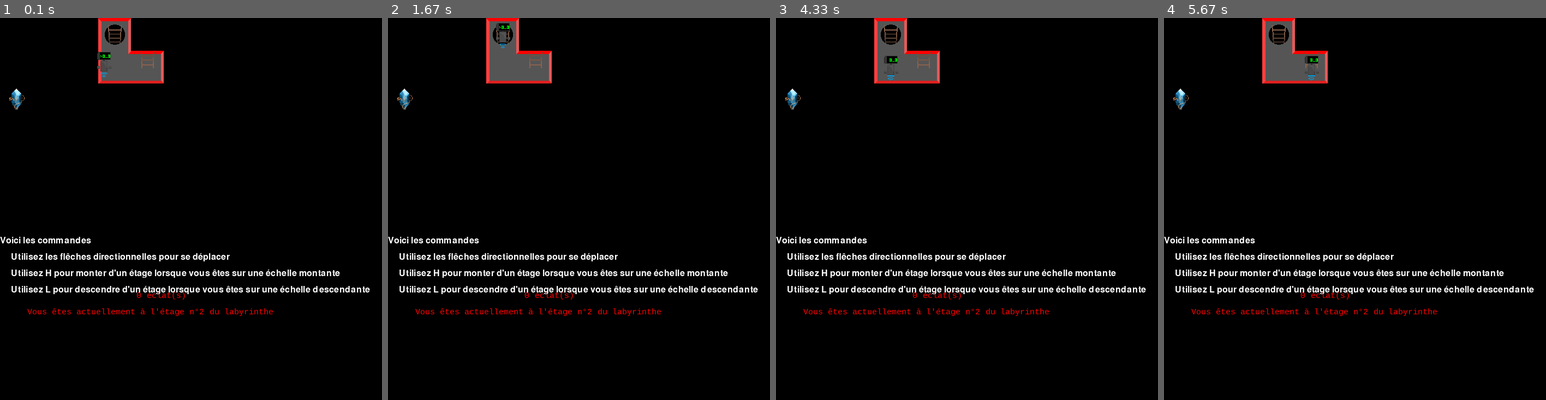
Above: before the commit, frames 1-4 (left to right).
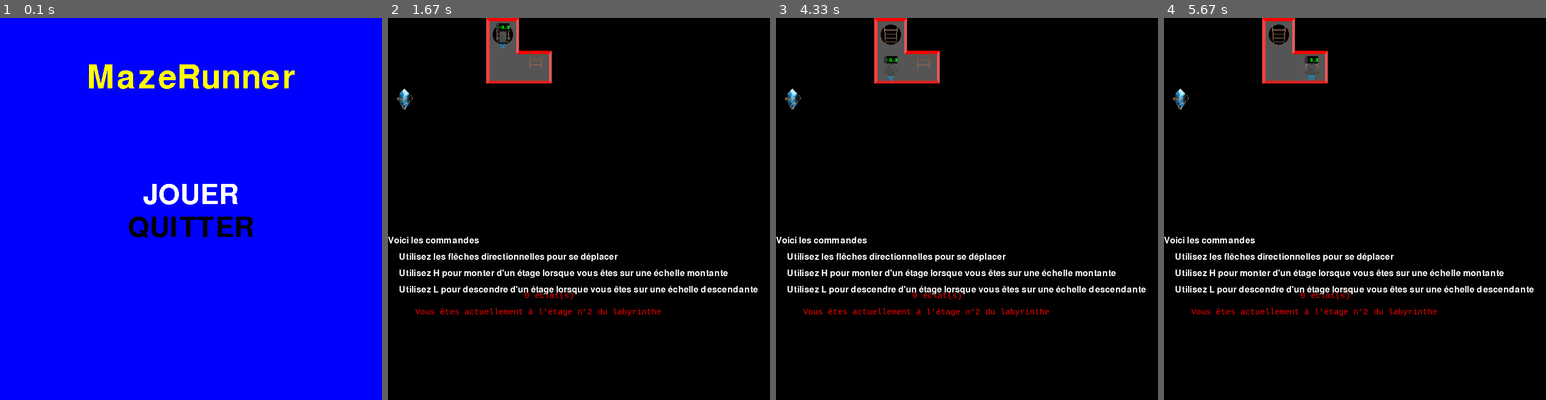
Above: after the commit, the same moments.

Repository: AndrienMont/VISI301
Game: pygame game, started from prototype alpha-2.py
Same seed, same stepped clock (60 frames per second), same inputs: the game is played once before the commit and once after it.
Inputs:
- Up to frame 1 (0.1 s): no input
- Up to frame 2 (1.67 s): tap Enter at 0.33 s; hold Up 0.67-1.13 s
- Up to frame 3 (4.33 s): hold Down 2.23-2.53 s; hold Up 3-3.37 s; hold Down from 4.07 s (still down)
- Up to frame 4 (5.67 s): release Down at 4.43 s; hold Right 4.97-5.43 s

The runs differ from the first frame. In frame 1, 99% of the frame differs, in the area x 0-100%, y 0-100%; in frame 2, nothing differs; in frame 3, less than 0.1%; in frame 4, nothing differs.

Commit message:
Ajout d'un menu

Diff:
--- a/prototype alpha-2.py
+++ b/prototype alpha-2.py
@@ -1,4 +1,6 @@
 import pygame
+from pygame.locals import *
+import os
 import sys
 import labyrinthe as laby2D
 import dessinLaby2 as dessLab
@@ -102,13 +104,94 @@
 
 
 def main():
-
-
+            # Game Initialization
     pygame.init()
+
+    # Center the Game Application
+    os.environ['SDL_VIDEO_CENTERED'] = '1'
+
+    # Game Resolution
+    screen_width=700
+    screen_height=700
+    screen=pygame.display.set_mode((screen_width, screen_height))
+
+    # Text Renderer
+    def text_format(message, textFont, textSize, textColor):
+        newFont=pygame.font.Font(textFont, textSize)
+        newText=newFont.render(message, 0, textColor)
+
+        return newText
+
+
+    # Colors
+    white=(255, 255, 255)
+    black=(0, 0, 0)
+    gray=(50, 50, 50)
+    red=(255, 0, 0)
+    green=(0, 255, 0)
+    blue=(0, 0, 255)
+    yellow=(255, 255, 0)
+
+    # Game Fonts
+    font = "Retro.ttf"
+
+
+    # Game Framerate
+    clock = pygame.time.Clock()
+    FPS=30
+
+
+    jeu = False
+    menu=True
+    selected="jouer"
+
+    while menu:
+            for event in pygame.event.get():
+                    if event.type==pygame.QUIT:
+                            pygame.quit()
+                            quit()
+                    if event.type==pygame.KEYDOWN:
+                            if event.key==pygame.K_UP:
+                                    selected="jouer"
+                            elif event.key==pygame.K_DOWN:
+                                    selected="quitter"
+                            if event.key==pygame.K_RETURN:
+                                if selected=="jouer":
+                                        jeu = True
+                                        menu = False
+                                if selected=="quitter":
+                                        pygame.quit()
+                                        quit()
+
+            # Main Menu UI
+            screen.fill(blue)
+            title=text_format("MazeRunner", font, 90 , yellow)
+            if selected=="jouer":
+                text_start=text_format("JOUER", font, 75, white)
+            else:
+                text_start = text_format("JOUER", font, 75, black)
+            if selected=="quitter":
+                text_quit=text_format("QUITTER", font, 75, white)
+            else:
+                text_quit = text_format("QUITTER", font, 75, black)
+
+            title_rect=title.get_rect()
+            start_rect=text_start.get_rect()
+            quit_rect=text_quit.get_rect()
+
+            # Main Menu Text
+            screen.blit(title, (screen_width/2 - (title_rect[2]/2), 80))
+            screen.blit(text_start, (screen_width/2 - (start_rect[2]/2), 300))
+            screen.blit(text_quit, (screen_width/2 - (quit_rect[2]/2), 360))
+            pygame.display.update()
+            clock.tick(FPS)
+            pygame.display.set_caption("Prototype Alpha-2 du projet MazeRunner")
+
+
+
+
     pygame.key.set_repeat(400, 100)
 
-    screen = pygame.display.set_mode((700,700))
-    pygame.display.set_caption("Prototype Alpha-2 du projet MazeRunner")
     joueur = perso()
     fin = pygame.image.load('fin.png')
 
@@ -177,11 +260,10 @@
 
 
 
-    loop = True
-    while loop:
+    while jeu:
         for event in pygame.event.get():
                 if event.type == QUIT:
-                    loop = False
+                    jeu = False
 
                 if event.type == KEYDOWN:
                     if event.key == K_LEFT:
@@ -240,7 +322,7 @@
                                                 shard_amount += 1
 
                 if (joueur.X*tailleCase == caseFinX and joueur.Y*tailleCase == caseFinY and joueur.Z*tailleCase == caseFinZ) and shard_amount >= 3 :
-                        loop = False
+                        jeu = False
 
 
 #Affichage
